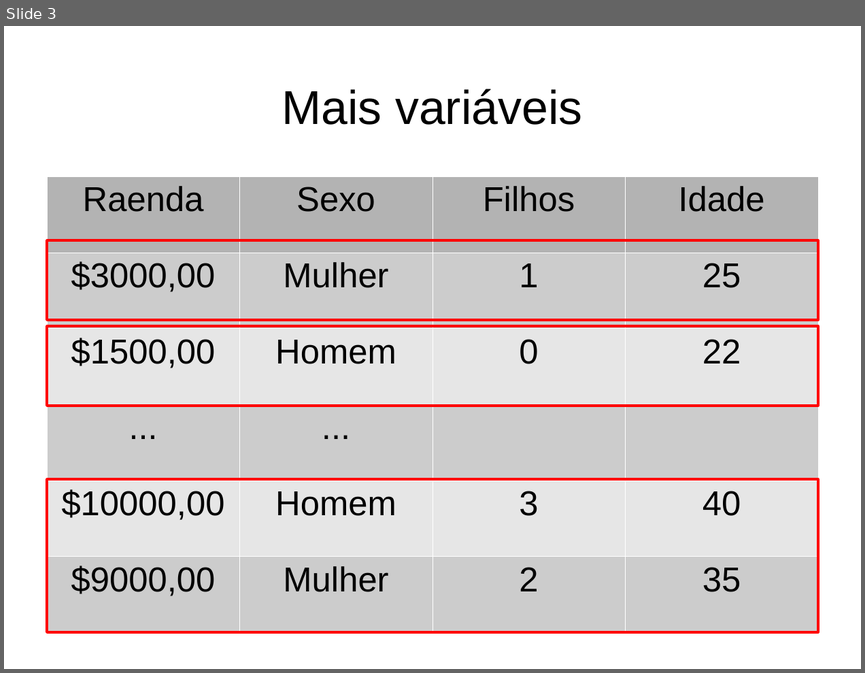
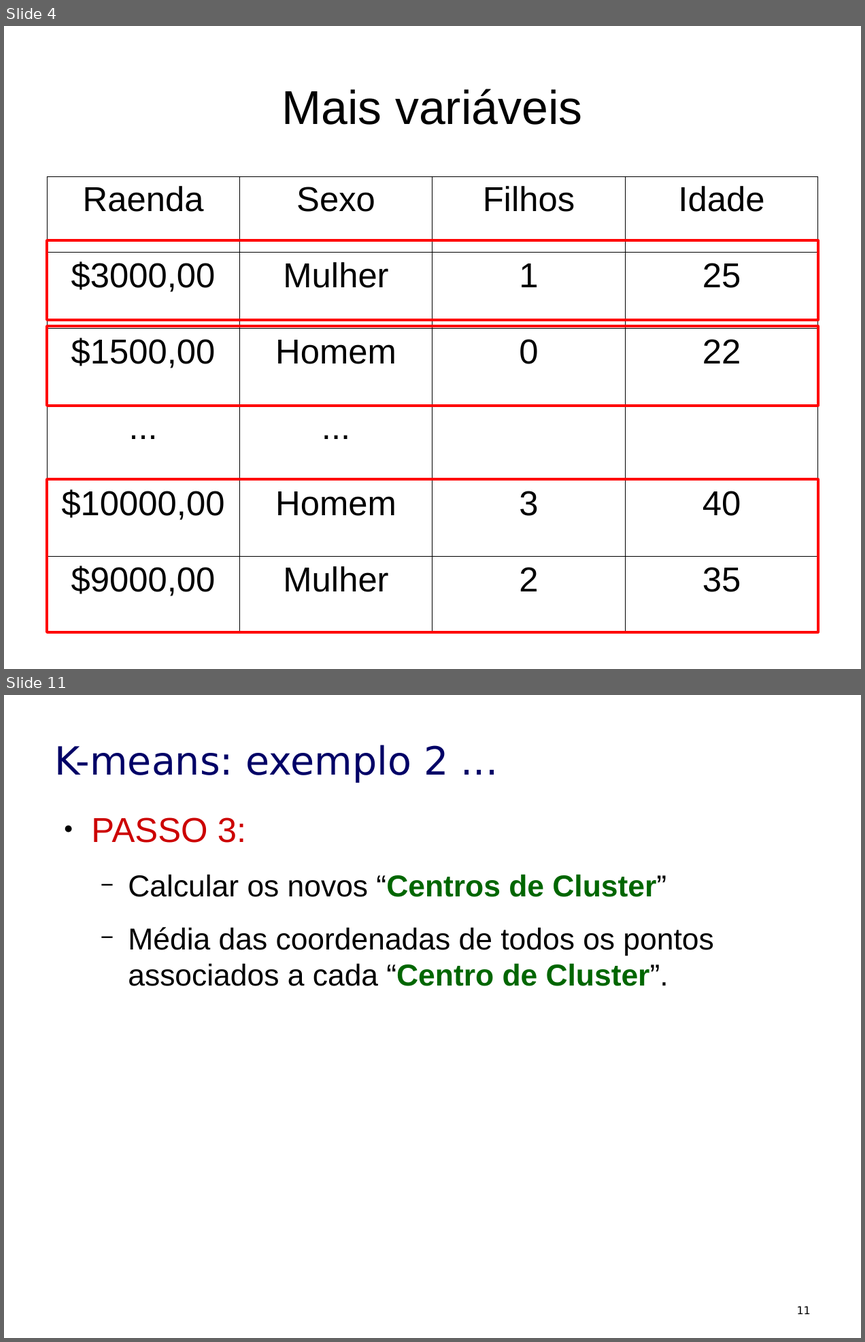
Before and after one commit to flaviobarros/lombz_cluster, a slide deck: Cluster.odp. Shown one above the other, each under a label of ours: slide 3 before the commit, slides 4 and 11 after it; the slides between them are not shown. The pictures are 865x673 and 865x1342 pixels, drawn with LibreOffice and Linux fonts; fonts in the diff are those of the drawing. Boxes give left, top, right and bottom in pixels: in the first picture for what was removed or moved away, otherwise in the second. Text is boxed around its words. In the diff, an @@ line names an element or a change of style, - is before the commit and + after.

Commit message:
Incluindo exemplo do k-means.

```diff
--- a/Cluster.odp
+++ b/Cluster.odp
@@ slide 11 added at bbox=[4, 695, 861, 1338], background #FFFFFF @@
@@ text added at bbox=[54, 745, 448, 783], 36 pt, text #000066 @@
+K-means: exemplo 2 ...
@@ text added at bbox=[91, 817, 713, 986], 28 pt, text #000000 @@
+● PASSO 3:
+  − Calcular os novos “Centros de Cluster”
+  − Média das coordenadas de todos os pontos associados a cada “Centro de Cluster”.
@@ page number added at bbox=[797, 1306, 810, 1314], 10 pt, text #000000 @@
+11
@@ what was slide 3 is now slide 4 @@
@@ slide 4 changed as well @@
@@ table at bbox=[47, 176, 818, 632] @@
@@ fill #B3B3B3 to none in row 1 @@
@@ fill #CCCCCC to none in 10 cells @@
@@ fill #E6E6E6 to none in 8 cells @@
@@ borders changed @@
```
Also in this commit, not shown: 2 other slides changed, 10 other slides added.
